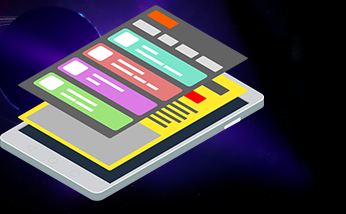
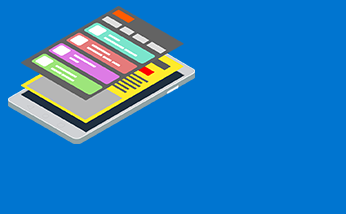
Before/after of a 346 x 214 layered artwork. What changed in the layer stack:
added group "LeanGUI" with 2 layers above "SpaceGraphicsToolkit" over [0, 0, 346, 214]
moved "Tablet 1" into group "LeanGUI", painted on it over [0, 5, 264, 201]
added layer "Layer 1" in group "LeanGUI" over [0, 0, 346, 214]
renamed "Background" to "Layer 2", moved it into group "SpaceGraphicsToolkit" over [0, 0, 346, 214]
